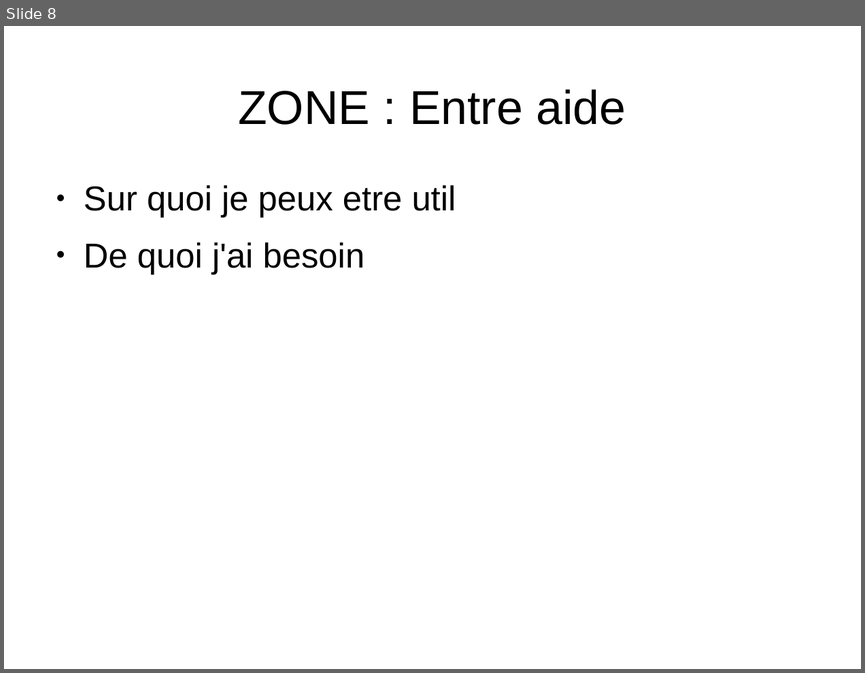
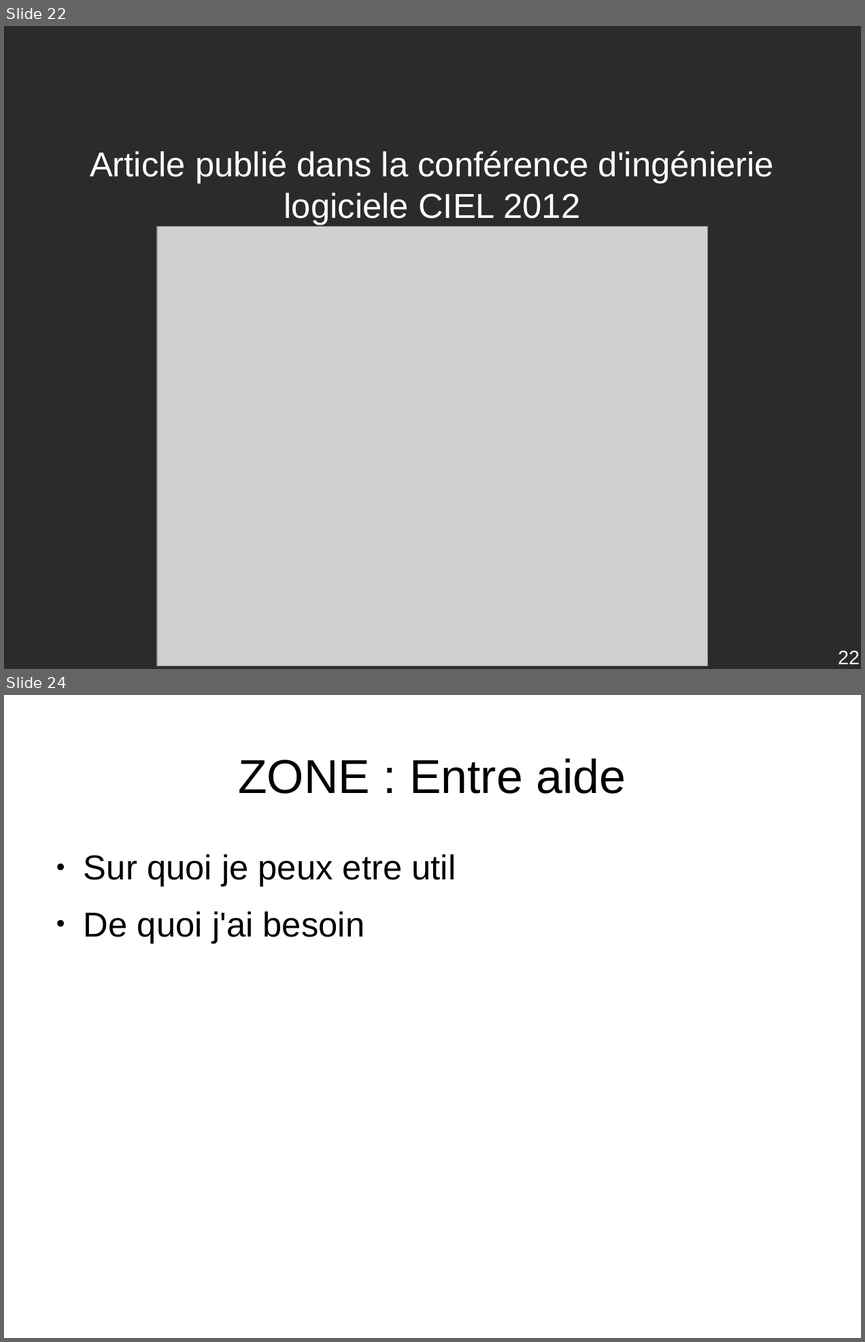
Before and after one commit to descl/ZONE, a slide deck: docs/presentationINRIA1.odp. Shown one above the other, each under a label of ours: slide 8 before the commit, slides 22 and 24 after it; the slides between them are not shown. The pictures are 865x673 and 865x1342 pixels, drawn with LibreOffice and Linux fonts; fonts in the diff are those of the drawing; grey boxes stand for pictures; background and template pictures are left out; a plain dark background stands for a picture behind light text. Boxes give left, top, right and bottom in pixels: in the first picture for what was removed or moved away, otherwise in the second. Text is boxed around its words. In the diff, an @@ line names an element or a change of style, - is before the commit and + after.

```diff
--- a/docs/presentationINRIA1.odp
+++ b/docs/presentationINRIA1.odp
@@ slide 22 added at [4, 26, 861, 669], background picture (left out) @@
@@ text added at [90, 150, 774, 225], 32 pt, text #FFFFFF @@
+Article publié dans la conférence d'ingénierie logiciele CIEL 2012
@@ picture added at [157, 226, 708, 666] @@
@@ page number added at [838, 650, 859, 664], 18 pt, text #FFFFFF @@
+22
@@ what was slide 8 is now slide 24 @@
```
Also in this commit, not shown: 4 slides changed, 15 other slides added.
